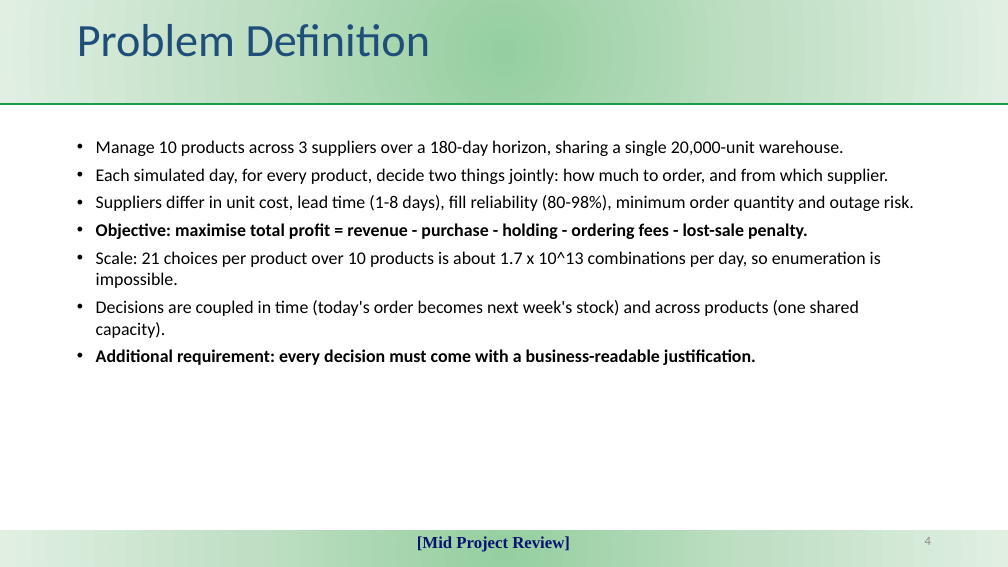
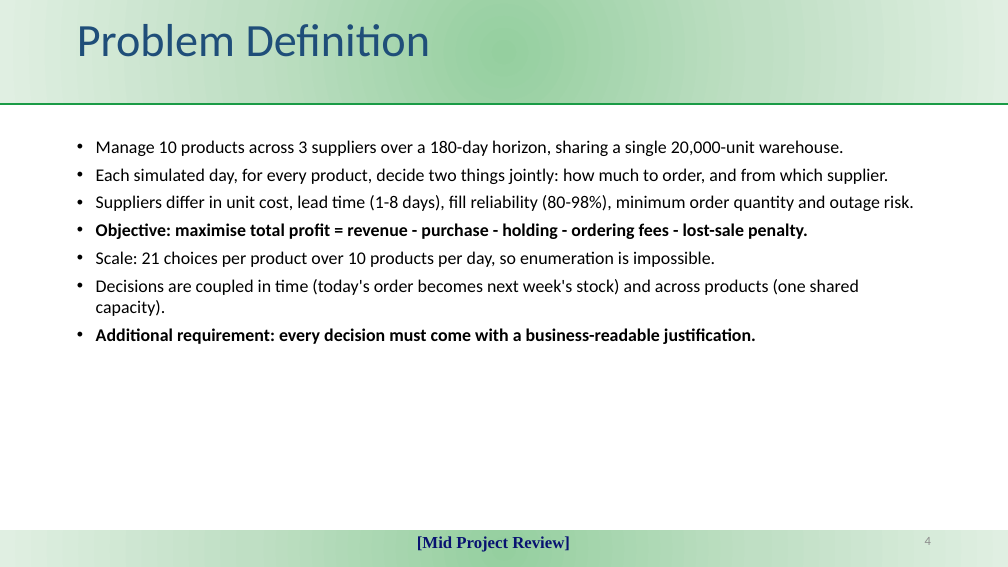
Before and after one commit to KJSK-Koushik/Supply-AI-RL-Explainable-supply-chain-Optimisation, a slide deck: slide 4 of reports/SupplyAI-RL_Mid_Project_Review.pptx. Drawn at 1008x567 pixels with LibreOffice and Linux fonts; fonts in the diff are those of the drawing. Boxes give left, top, right and bottom in pixels: in the first picture for what was removed or moved away, otherwise in the second. Text is boxed around its words. In the diff, an @@ line names an element or a change of style, - is before the commit and + after.

```diff
--- a/reports/SupplyAI-RL_Mid_Project_Review.pptx
+++ b/reports/SupplyAI-RL_Mid_Project_Review.pptx
@@ text at (x1=96, y1=251, x2=715, y2=267): text changed @@
-• Scale: 21 choices per product over 10 products is about 1.7 x 10^13 combinations per day, so enumeration is impossible.
+• Scale: 21 choices per product over 10 products per day, so enumeration is impossible.
```
Also in this commit, not shown: 3 other slides changed, 1 slide added, 6 other files.
